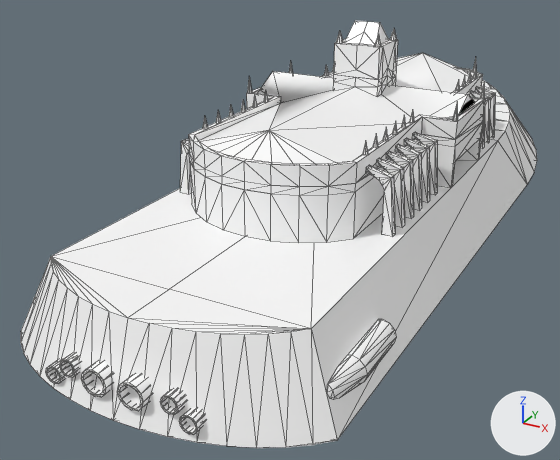
One commit to the FBX model Assets/World objects/Ships_raw/mil - destroyer b.fbx: the scene before it, then after it.
Both versions are drawn from a 50 mm camera at (6.33, -15.67, 5.4) aimed at (-1.64, -1.19, -1.84). Lighting does not change. The marker at lower right points along +X, +Y and +Z. Mesh edges are drawn as thin lines. Vertices at the same position are counted once.

The older version as bpy lines, for what is in view:
```python
me_id278 = bpy.data.meshes.new('ID278')
me_id278.from_pydata(...)  # 72 vertices, 70 faces; spans x -2.34..2.34, y -5.4..3.34, z 0.85..2.0
me_id278.materials.append(mat_material)  # white #ffffff
me_id4 = bpy.data.meshes.new('ID4')
me_id4.from_pydata(...)  # 1436 vertices, 2104 faces; spans x -2.9..2.9, y -9.0..11.0, z -1.4..2.9
me_id4.materials.append(mat_material)  # white #ffffff
ob_mil_destroyer_hull = bpy.data.objects.new('Mil destroyer hull', me_id4)
ob_mil_destroyer_hull.location = (0.0, 0.0, 0.0)
ob_mil_destroyer_teamcolor = bpy.data.objects.new('Mil destroyer teamcolor', me_id278)
ob_mil_destroyer_teamcolor.location = (0.0, 0.0, 0.0)
```
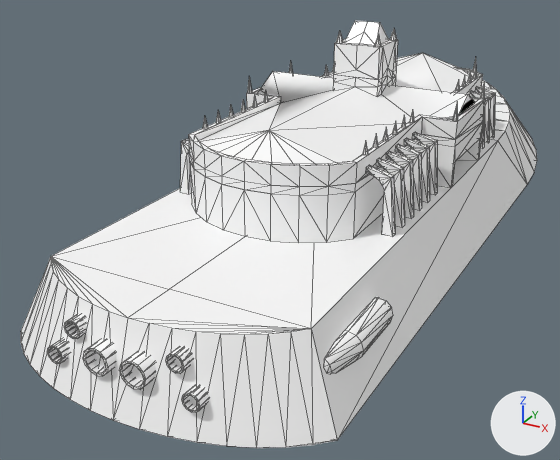
What differs and where, as boxes (x1, y1, x2, y2) in the pictures (560 x 460 px; the box of a moved part takes in the faces that stretch with it):
part 1 of me_id4, added
    after: (47, 339, 69, 364)
part 2 of me_id4, added
    after: (166, 346, 193, 374)
part 3 of me_id4, added
    after: (83, 339, 116, 376)
part 4 of me_id4, added
    after: (119, 352, 155, 390)
part 5 of me_id4, added
    after: (323, 297, 393, 374)
part 6 of me_id4, deleted
    before: (60, 353, 80, 378)
part 7 of me_id4, deleted
    before: (179, 408, 205, 435)
part 8 of me_id4, moved or reshaped
    before: (46, 319, 396, 415)
    after: (64, 314, 209, 413)

Diff of the bpy script that builds the scene:
```diff
--- a/Assets/World objects/Ships_raw/mil - destroyer b.fbx.py
+++ b/Assets/World objects/Ships_raw/mil - destroyer b.fbx.py
@@ me_id4 @@
 # used by ob_mil_destroyer_hull; location = (0.0, 0.0, 0.0)
-me_id4.from_pydata(...)  # 1436 vertices, 2104 faces; spans x -2.9..2.9, y -9.0..11.0, z -1.4..2.9
+me_id4.from_pydata(...)  # 1420 vertices, 2104 faces; spans x -2.9..2.9, y -9.0..11.0, z -1.4..2.9
+# me_id4 part 1: a new loose piece of 48 vertices spanning x -1.4..-1.0, y -8.8..-7.3, z -1.0..-0.7, in mat_material (white #ffffff)
+# me_id4 part 2: a new loose piece of 48 vertices spanning x 0.8..1.0, y -8.7..-7.6, z -0.5..-0.2, in mat_material (white #ffffff)
+# me_id4 part 3: a new loose piece of 48 vertices spanning x -0.6..-0.1, y -8.9..-7.4, z -0.8..-0.4, in mat_material (white #ffffff)
+# me_id4 part 4: a new loose piece of 48 vertices spanning x 0.1..0.6, y -8.9..-7.4, z -0.8..-0.4, in mat_material (white #ffffff)
+# me_id4 part 5: a new loose piece of 40 vertices spanning x 2.5..2.8, y -7.6..-5.7, z -0.8..-0.4, in mat_material (white #ffffff)
+# me_id4 part 6: the loose piece of 48 vertices spanning x -1.1..-0.8, y -8.9..-7.8, z -1.1..-0.8 is deleted
+# me_id4 part 7: the loose piece of 48 vertices spanning x 1.1..1.4, y -8.9..-7.4, z -1.3..-1.0 is deleted
+# me_id4 part 8: 11 vertices moved from x -2.9..0.8, y -8.9..-6.1, z -1.0..-0.8 to x -2.8..1.1, y -8.8..-5.7, z -0.8..-0.4; 261 vertices removed from x -2.9..2.9, y -9.0..-5.8, z -1.3..-0.7; 125 vertices added at x -2.8..1.4, y -8.8..-5.7, z -1.0..-0.2
 me_id4.materials.append(mat_material)
```
